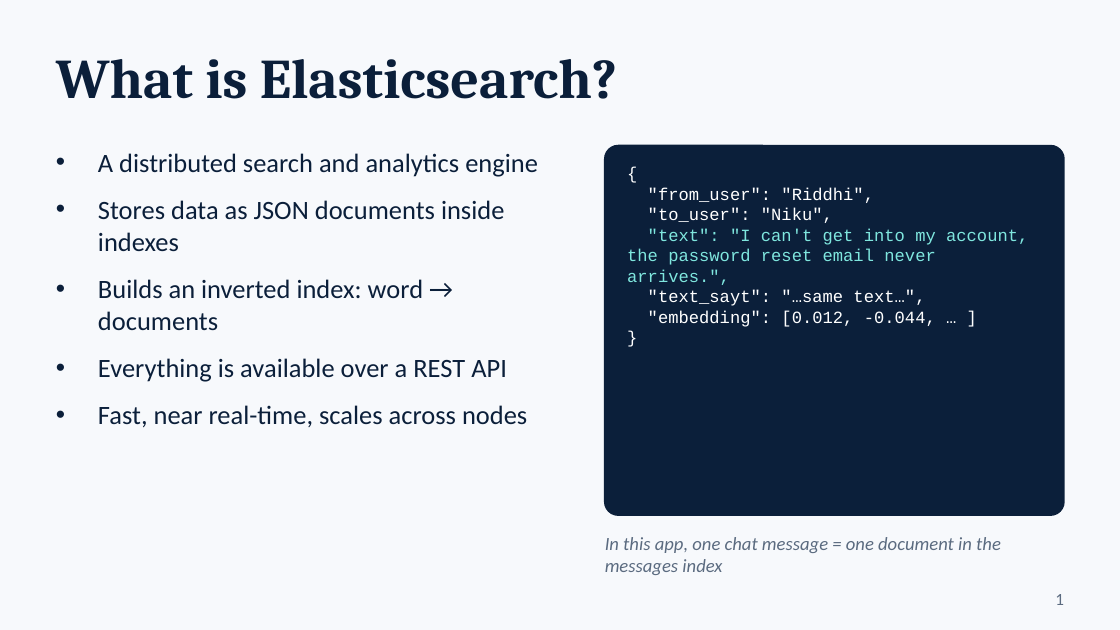
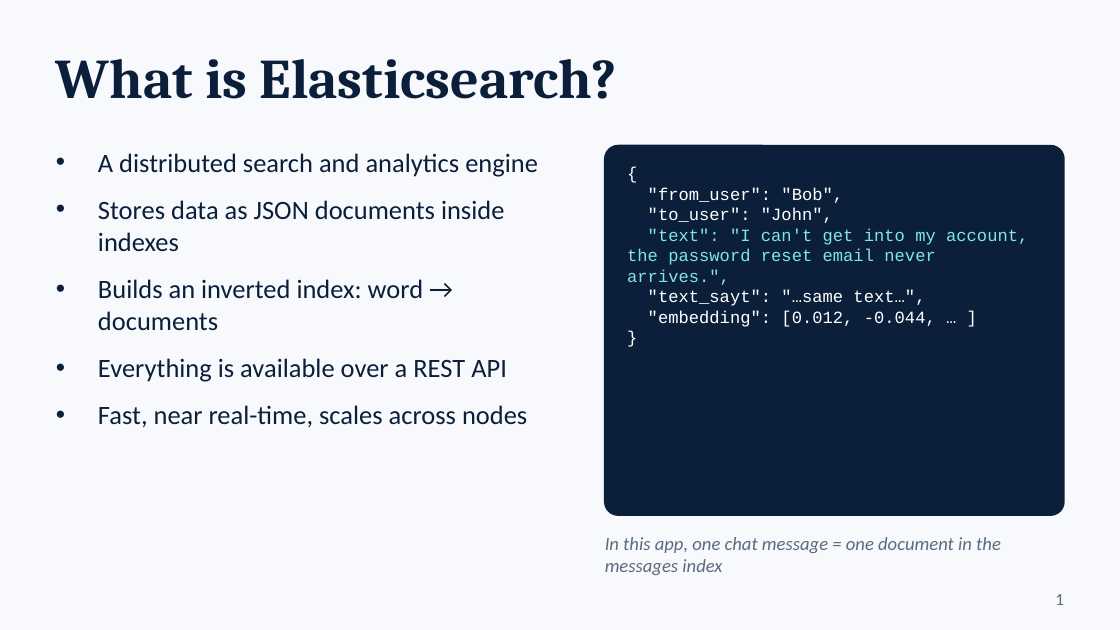
Before and after one commit to NikunjVadodariya/elasticsearch, a slide deck: slide 1 of ES_Search_Demo.pptx. Drawn at 1120x630 pixels with LibreOffice and Linux fonts; fonts in the diff are those of the drawing. Boxes give left, top, right and bottom in pixels: in the first picture for what was removed or moved away, otherwise in the second. Text is boxed around its words. In the diff, an @@ line names an element or a change of style, - is before the commit and + after.

```diff
--- a/ES_Search_Demo.pptx
+++ b/ES_Search_Demo.pptx
@@ text at <box>648,187,843,223</box>: text changed @@
-"from_user": "Riddhi",
-"to_user": "Niku",
+"from_user": "Bob",
+"to_user": "John",
```
Also in this commit, not shown: 2 other files.
